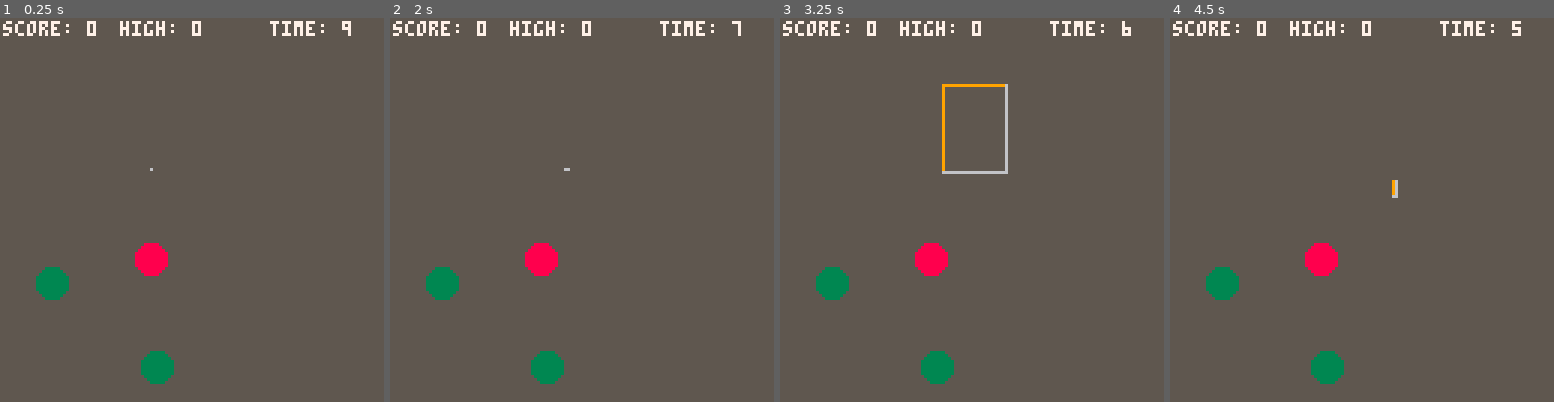
Above: before the commit, frames 1-4 (left to right).
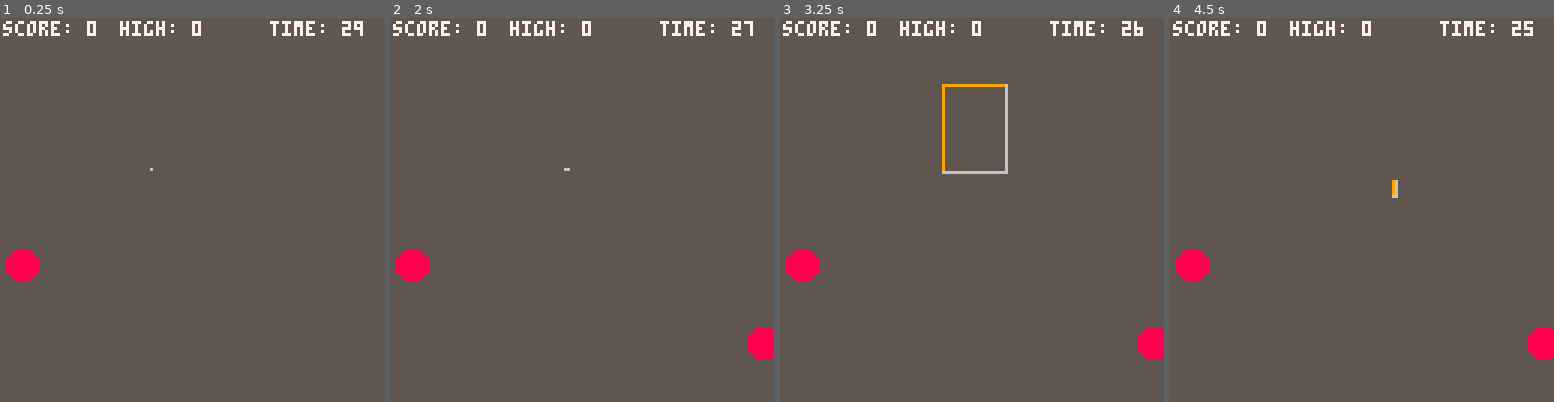
Above: after the commit, the same moments.

Repository: maxledlie/selectron-p8
Game: PICO-8 cartridge jammer.p8
Same seed, same stepped clock (60 frames per second), same inputs: the game is played once before the commit and once after it.
Inputs:
- Up to frame 1 (0.25 s): no input
- Up to frame 2 (2 s): tap X (X key) at 0.33, 1.07, 1.85 s; tap O (Z key) at 0.7, 1.7 s; hold Right from 1.6 s (still down)
- Up to frame 3 (3.25 s): release Right at 2.1 s; tap O (Z key) at 2.1, 2.5, 2.9 s; hold Up 2.15-2.42 s; hold Right 2.47-3.03 s; tap X (X key) at 2.97 s; hold Left from 3.08 s (still down)
- Up to frame 4 (4.5 s): tap O (Z key) at 3.3, 3.7, 4.1 s; release Left at 3.58 s; hold Down 3.63-3.97 s; hold Right from 4.02 s (still down); tap X (X key) at 4.08 s

The runs differ from the first frame. In frame 1, 2.5% of the frame differs, in the area x 1-95%, y 0-96%; in frame 2, 3.0%; in frame 3, 3.0%, in the area x 1-100%, y 0-96%; in frame 4, 3.0%.

Commit message:
Spawn at random intervals

Diff:
--- a/jammer.p8
+++ b/jammer.p8
@@ -20,7 +20,8 @@
 -- GAMEPLAY CONSTANTS
 MIN_SIZE = 2
 SPEED = 4
-TIME_LIMIT = 10
+TIME_LIMIT = 30
+LAMBDA = 0.7
 
 -- GLOBAL STATE
 x = 50
@@ -28,26 +29,24 @@
 width = 1
 height = 1
 
-state = {
-    good_dots = {
-        { x = 52, y = 116, age = 5.00 },
-        { x = 17, y = 88, age = 4.00 },
-    },
-    bad_dots = {
-        { x = 50, y = 80, age = 2.00 },
-    },
-    score = 0,
-    time_remaining = TIME_LIMIT
-}
+state = { }
+
+-- grid size is 16x16
+-- virtual grid. dots plotted here.
+-- at dot generation time, consult this grid.
+GRID_SIZE = 12
 
 function state_reset()
     state = {
         good_dots = {},
         bad_dots = {},
         score = 0,
-        time_remaining = TIME_LIMIT
-    }
-end
+        game_time = 0,
+        next_spawn_time = 0
+    }
+end
+
+state_reset()
 
 -- TYPES
 function box_new(x, y, width, height)
@@ -146,14 +145,68 @@
                - 2*num_bad_selected*num_bad_selected
 end
 
+function ln(n)
+    if (n <= 0) return nil
+    local f, t = 0, 0
+    while n < 0.5 do
+    n *= 2.71828
+    t -= 1
+    end
+    while n > 1.5 do
+    n /= 2.71828
+    t += 1
+    end
+
+    n -= 1
+    for i = 9, 1, -1 do
+    f = n*(1/i - f)
+    end
+    t += f
+    -- to change base, change the
+    -- divisor below to ln(base)
+    return t
+end
+
+function get_next_spawn_time()
+    -- sample from the exponential distribution with parameter LAMBDA
+
+    -- first sample from uniform(0, 1)
+    p = rnd(1)
+    -- transform into exponential dist.
+    res = -ln(p)/LAMBDA
+    printh("res: "..res)
+    return res
+end
+
+function spawn_dot()
+    -- Uniformly sample a random point
+    dot_x = rnd(128)
+    dot_y = rnd(128)
+    dot = { x = dot_x, y = dot_y}
+    r = flr(rnd(4))
+    printh("r: "..r)
+
+    if r == 1 then
+        add(state.bad_dots, dot)
+    else
+        add(state.good_dots, dot)
+    end
+
+    state.next_spawn_time = state.game_time + get_next_spawn_time()
+end
+
 function _draw()
-    state.time_remaining -= DT
-    if state.time_remaining <= 0 then
+    state.game_time += DT
+    if state.game_time >= TIME_LIMIT then
         if state.score > dget(0) then
             dset(0, state.score)
         end
 
         state_reset()
+    end
+
+    if state.game_time >= state.next_spawn_time then
+        spawn_dot()
     end
 
     if not btn(Z) then
@@ -253,7 +306,7 @@
     -- print(height, 0, 24)
     print("score: "..state.score, 1, 1)
     print("high: "..dget(0), 40, 1)
-    local display_time = max(0, flr(state.time_remaining))
+    local display_time = max(0, flr(TIME_LIMIT - state.game_time))
     print("time: "..display_time, 90, 1)
 end
 
